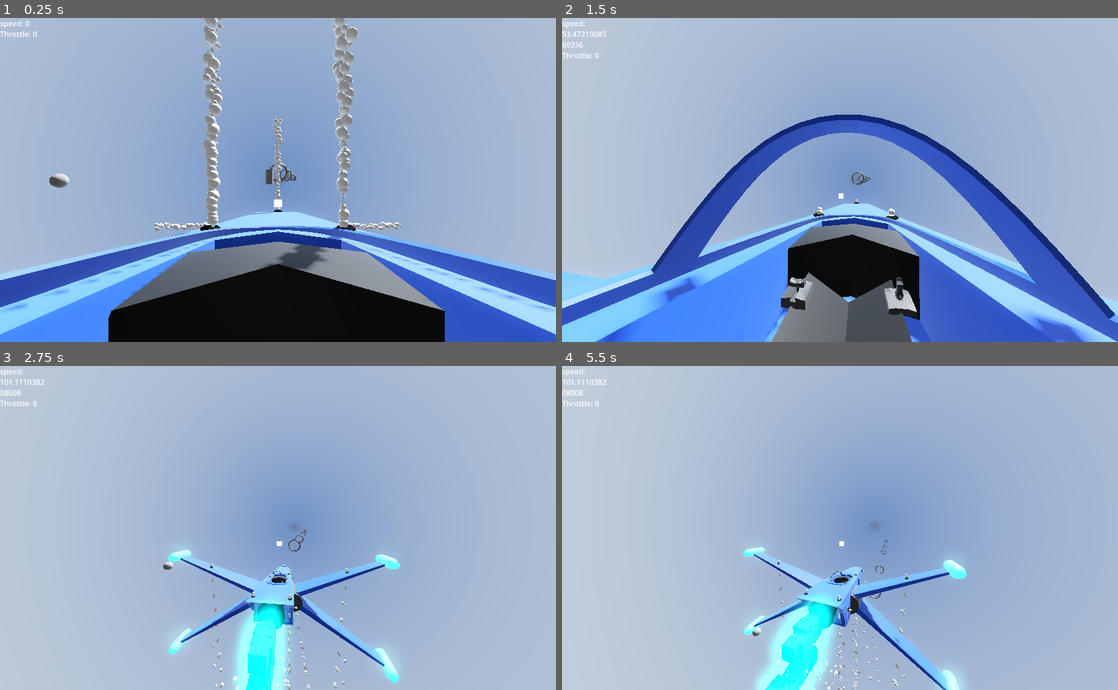
Above: before the commit, frames 1-4 (two rows, left to right).
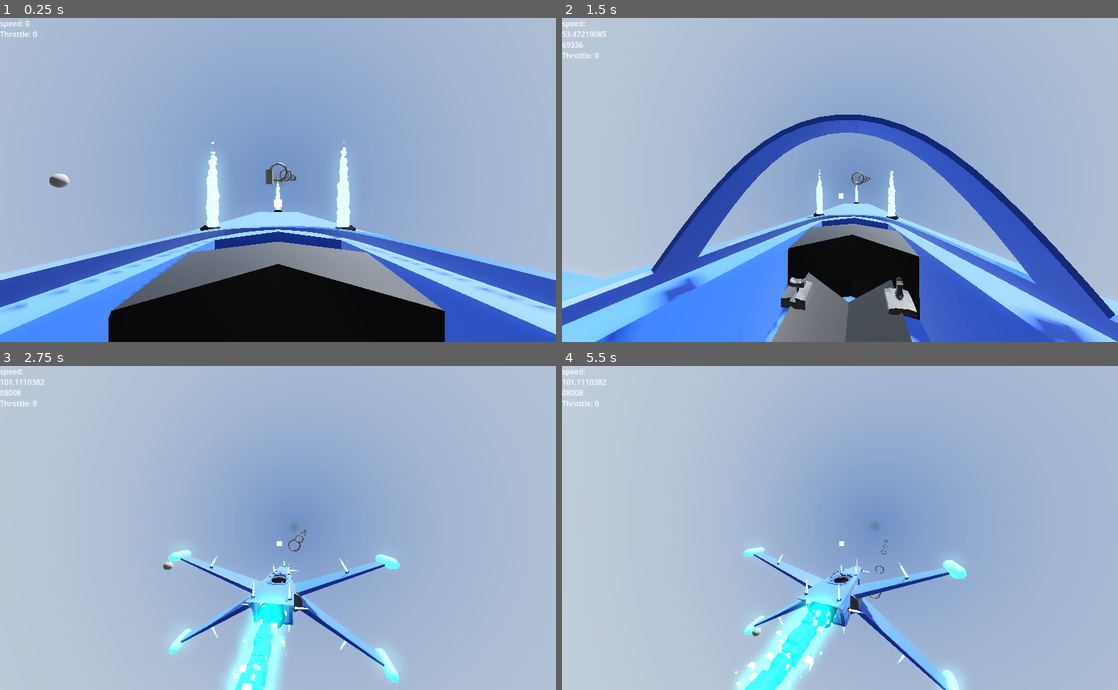
Above: after the commit, the same moments.

Repository: ZoeTheFox/oddity
Game: Godot game, scene res://Scenes/Main Scene/Main.tscn
Same seed, same stepped clock (60 frames per second), same inputs: the game is played once before the commit and once after it. A sky picture missing from this copy of the repository is replaced by a grey-blue gradient.
Inputs (mouse positions are in pixels of both pictures, inside the frame that each line leads up to):
- Up to frame 1 (0.25 s): no input
- Up to frame 2 (1.5 s): move the mouse to (867, 180) at 0.52 s; hold Alt (camera-look-around) 0.53-1.28 s; hold Space (move-up) from 0.53 s (still down); move the mouse to (812, 180) at 1.27 s; tap K (camera-switch-view) at 1.35 s
- Up to frame 3 (2.75 s): keep holding Space (move-up); move the mouse to (289, 521) at 2.02 s; hold Alt (camera-look-around) from 2.03 s (still down)
- Up to frame 4 (5.5 s): keep holding Space (move-up); move the mouse to (834, 534) at 2.77 s; release Alt (camera-look-around) at 2.78 s; tap K (camera-switch-view) at 2.85, 4.35 s; move the mouse to (878, 531) at 3.52 s; hold Alt (camera-look-around) 3.53-4.28 s; move the mouse to (795, 524) at 4.27 s; move the mouse to (845, 528) at 5.02 s; hold Alt (camera-look-around) from 5.03 s (still down)

The runs differ from the first frame. In frame 1, 4.1% of the frame differs, in the area x 27-73%, y 0-78%; in frame 2, 0.3%; in frame 3, 1.8%; in frame 4, 2.6%.

Commit message:
final final yay it works

Diff:
--- a/Oddity/Scenes/Spaceship/fighter_gen_7.tscn
+++ b/Oddity/Scenes/Spaceship/fighter_gen_7.tscn
@@ -24,12 +24,11 @@
 particle_flag_align_y = true
 particle_flag_rotate_y = true
 direction = Vector3(0, 0, 1)
-spread = 0.0
+spread = 4.0
 gravity = Vector3(0, 0, 0)
-initial_velocity_min = 0.1
-initial_velocity_max = 1.0
-angular_velocity_min = 0.1
+initial_velocity_max = 2.0
 angular_velocity_max = 1.0
+damping_max = 0.98
 scale_min = 0.1
 scale_max = 0.5
 scale_curve = SubResource("CurveTexture_4pm23")
@@ -44,6 +43,7 @@
 
 [sub_resource type="BoxMesh" id="BoxMesh_8hvvo"]
 material = SubResource("StandardMaterial3D_sbghy")
+size = Vector3(0.1, 0.1, 0.1)
 
 [sub_resource type="Curve" id="Curve_v0d0x"]
 _data = [Vector2(0, 0.515789), 0.0, 0.0, 0, 0, Vector2(0.1, 1), 0.0, 0.0, 0, 0, Vector2(0.504762, 1), 0.0, 0.0, 0, 0, Vector2(0.99999, 0), 0.0, 0.0, 0, 0, Vector2(1, 0), 0.0, 0.0, 0, 0]
@@ -57,15 +57,16 @@
 emission_sphere_radius = 0.02
 particle_flag_align_y = true
 direction = Vector3(0, 0, 1)
-spread = 0.0
+spread = 1.0
+flatness = 1.0
 gravity = Vector3(0, 0, 0)
-initial_velocity_min = 0.5
-initial_velocity_max = 1.0
-angular_velocity_min = 1.0
+initial_velocity_max = 1.5
 angular_velocity_max = 5.0
-scale_min = 0.1
+damping_max = 0.5
+scale_min = 0.0
 scale_curve = SubResource("CurveTexture_rd2vx")
 color = Color(0, 0.482353, 1, 1)
+collision_mode = 2
 
 [sub_resource type="StandardMaterial3D" id="StandardMaterial3D_v6v6u"]
 vertex_color_use_as_albedo = true
@@ -77,9 +78,10 @@
 
 [sub_resource type="BoxMesh" id="BoxMesh_iy85d"]
 material = SubResource("StandardMaterial3D_v6v6u")
+size = Vector3(0.05, 0.05, 0.05)
 
 [sub_resource type="Curve" id="Curve_pfjht"]
-_data = [Vector2(0, 1), 0.0, 0.0, 0, 0, Vector2(0.495238, 1), 0.0, 0.0, 0, 0, Vector2(1, 0), 0.0, 0.0, 0, 0]
+_data = [Vector2(0, 1), 0.0, 0.0, 0, 0, Vector2(0.523809, 0.852632), -0.736842, -0.736842, 0, 0, Vector2(1, 0), -2.02632, 0.0, 0, 0]
 point_count = 3
 
 [sub_resource type="CurveTexture" id="CurveTexture_igfwv"]
@@ -87,17 +89,25 @@
 
 [sub_resource type="ParticleProcessMaterial" id="ParticleProcessMaterial_kbmvj"]
 particle_flag_align_y = true
+particle_flag_rotate_y = true
 direction = Vector3(0, 1, 0)
-spread = 2.0
-flatness = 0.1
+spread = 1.0
 gravity = Vector3(0, 0, 0)
 initial_velocity_min = 1.0
-initial_velocity_max = 1.0
-scale_min = 0.1
+initial_velocity_max = 1.25
+angular_velocity_min = 1.0
+angular_velocity_max = 1.0
+damping_min = 0.01
+damping_max = 0.5
+scale_min = 0.0
 scale_curve = SubResource("CurveTexture_igfwv")
+color = Color(0.498039, 1, 1, 1)
 
 [sub_resource type="StandardMaterial3D" id="StandardMaterial3D_hyjmg"]
 vertex_color_use_as_albedo = true
+emission_enabled = true
+emission = Color(0.498039, 1, 1, 1)
+emission_energy_multiplier = 1.5
 
 [sub_resource type="SphereMesh" id="SphereMesh_dbk38"]
 material = SubResource("StandardMaterial3D_hyjmg")
@@ -191,10 +201,10 @@
 transform = Transform3D(15.92, 0, 0, 0, 15.92, 0, 0, 0, 15.92, 0, 0, 5.5)
 layers = 2
 amount = 1024
-lifetime = 0.75
-speed_scale = 16.0
-fixed_fps = 256
-fract_delta = false
+lifetime = 1.25
+speed_scale = 8.0
+fixed_fps = 256
+local_coords = true
 process_material = SubResource("ParticleProcessMaterial_mpfmj")
 draw_pass_1 = SubResource("BoxMesh_8hvvo")
 
@@ -202,9 +212,9 @@
 transform = Transform3D(15.92, 0, 0, 0, 15.92, 0, 0, 0, 15.92, 0, 0, 5.5)
 amount = 512
 lifetime = 2.0
-speed_scale = 16.0
-fixed_fps = 256
-fract_delta = false
+speed_scale = 24.0
+fixed_fps = 256
+local_coords = true
 process_material = SubResource("ParticleProcessMaterial_jxq0y")
 draw_pass_1 = SubResource("BoxMesh_iy85d")
 
@@ -213,201 +223,201 @@
 
 [node name="wing_top_right" type="GPUParticles3D" parent="Thrusters"]
 transform = Transform3D(0.866025, -0.5, 0, 0.5, 0.866025, 0, 0, 0, 1, 6.35, 2.9, 3.9)
-amount = 1024
-lifetime = 8.0
-speed_scale = 16.0
-randomness = 1.0
-fixed_fps = 256
+amount = 256
+lifetime = 1.25
+speed_scale = 8.0
+fixed_fps = 256
+local_coords = true
 process_material = SubResource("ParticleProcessMaterial_kbmvj")
 draw_pass_1 = SubResource("SphereMesh_dbk38")
 
 [node name="wing_top_left" type="GPUParticles3D" parent="Thrusters"]
 transform = Transform3D(0.866025, 0.5, 0, -0.5, 0.866025, 0, 0, 0, 1, -6.35, 2.9, 3.9)
-amount = 1024
-lifetime = 8.0
-speed_scale = 16.0
-randomness = 1.0
-fixed_fps = 256
+amount = 256
+lifetime = 1.25
+speed_scale = 8.0
+fixed_fps = 256
+local_coords = true
 process_material = SubResource("ParticleProcessMaterial_kbmvj")
 draw_pass_1 = SubResource("SphereMesh_dbk38")
 
 [node name="wing_bottom_right" type="GPUParticles3D" parent="Thrusters"]
 transform = Transform3D(-0.866025, -0.5, 0, 0.5, -0.866025, 0, 0, 0, 1, 6.35, -2.9, 3.9)
 amount = 256
-lifetime = 8.0
-speed_scale = 16.0
-randomness = 1.0
-fixed_fps = 256
+lifetime = 1.25
+speed_scale = 8.0
+fixed_fps = 256
+local_coords = true
 process_material = SubResource("ParticleProcessMaterial_kbmvj")
 draw_pass_1 = SubResource("SphereMesh_dbk38")
 
 [node name="wing_bottom_left" type="GPUParticles3D" parent="Thrusters"]
 transform = Transform3D(-0.866025, 0.5, 0, -0.5, -0.866025, 0, 0, 0, 1, -6.35, -2.9, 3.9)
 amount = 256
-lifetime = 8.0
-speed_scale = 16.0
-randomness = 1.0
-fixed_fps = 256
+lifetime = 1.25
+speed_scale = 8.0
+fixed_fps = 256
+local_coords = true
 process_material = SubResource("ParticleProcessMaterial_kbmvj")
 draw_pass_1 = SubResource("SphereMesh_dbk38")
 
 [node name="top_middle_right" type="GPUParticles3D" parent="Thrusters"]
 transform = Transform3D(1, 0, 0, 0, 1, 0, 0, 0, 1, 0.975, 0.65, -1.375)
 amount = 256
-lifetime = 8.0
-speed_scale = 16.0
-randomness = 1.0
-fixed_fps = 256
+lifetime = 1.25
+speed_scale = 8.0
+fixed_fps = 256
+local_coords = true
 process_material = SubResource("ParticleProcessMaterial_kbmvj")
 draw_pass_1 = SubResource("SphereMesh_dbk38")
 
 [node name="top_middle_left" type="GPUParticles3D" parent="Thrusters"]
 transform = Transform3D(1, 0, 0, 0, 1, 0, 0, 0, 1, -0.975, 0.65, -1.375)
 amount = 256
-lifetime = 8.0
-speed_scale = 16.0
-randomness = 1.0
-fixed_fps = 256
+lifetime = 1.25
+speed_scale = 8.0
+fixed_fps = 256
+local_coords = true
 process_material = SubResource("ParticleProcessMaterial_kbmvj")
 draw_pass_1 = SubResource("SphereMesh_dbk38")
 
 [node name="bottom_middle_left" type="GPUParticles3D" parent="Thrusters"]
 transform = Transform3D(-1, 8.74228e-08, 0, -8.74228e-08, -1, 0, 0, 0, 1, -0.86, -1.175, -0.7)
 amount = 256
-lifetime = 8.0
-speed_scale = 16.0
-randomness = 1.0
-fixed_fps = 256
+lifetime = 1.25
+speed_scale = 8.0
+fixed_fps = 256
+local_coords = true
 process_material = SubResource("ParticleProcessMaterial_kbmvj")
 draw_pass_1 = SubResource("SphereMesh_dbk38")
 
 [node name="bottom_middle_right" type="GPUParticles3D" parent="Thrusters"]
 transform = Transform3D(-1, 8.74228e-08, 0, -8.74228e-08, -1, 0, 0, 0, 1, 0.86, -1.175, -0.7)
 amount = 256
-lifetime = 8.0
-speed_scale = 16.0
-randomness = 1.0
-fixed_fps = 256
+lifetime = 1.25
+speed_scale = 8.0
+fixed_fps = 256
+local_coords = true
 process_material = SubResource("ParticleProcessMaterial_kbmvj")
 draw_pass_1 = SubResource("SphereMesh_dbk38")
 
 [node name="front_bottom" type="GPUParticles3D" parent="Thrusters"]
 transform = Transform3D(-1, 8.74228e-08, 0, -8.74228e-08, -1, 0, 0, 0, 1, 0, -0.8, -6)
 amount = 256
-lifetime = 8.0
-speed_scale = 16.0
-randomness = 1.0
-fixed_fps = 256
+lifetime = 1.25
+speed_scale = 8.0
+fixed_fps = 256
+local_coords = true
 process_material = SubResource("ParticleProcessMaterial_kbmvj")
 draw_pass_1 = SubResource("SphereMesh_dbk38")
 
 [node name="front_top" type="GPUParticles3D" parent="Thrusters"]
 transform = Transform3D(1, 0, 0, 0, 1, 0, 0, 0, 1, 0, 0.175, -6.35)
 amount = 256
-lifetime = 8.0
-speed_scale = 16.0
-randomness = 1.0
-fixed_fps = 256
+lifetime = 1.25
+speed_scale = 8.0
+fixed_fps = 256
+local_coords = true
 process_material = SubResource("ParticleProcessMaterial_kbmvj")
 draw_pass_1 = SubResource("SphereMesh_dbk38")
 
 [node name="front_right" type="GPUParticles3D" parent="Thrusters"]
 transform = Transform3D(1.19249e-08, 1, 0, -1, 1.19249e-08, 0, 0, 0, 1, 0.875, -0.3, -6.2)
 amount = 256
-lifetime = 8.0
-speed_scale = 16.0
-randomness = 1.0
-fixed_fps = 256
+lifetime = 1.25
+speed_scale = 8.0
+fixed_fps = 256
+local_coords = true
 process_material = SubResource("ParticleProcessMaterial_kbmvj")
 draw_pass_1 = SubResource("SphereMesh_dbk38")
 
 [node name="front_left" type="GPUParticles3D" parent="Thrusters"]
 transform = Transform3D(-4.37114e-08, -1, 0, 1, -4.37114e-08, 0, 0, 0, 1, -0.875, -0.3, -6.2)
 amount = 256
-lifetime = 8.0
-speed_scale = 16.0
-randomness = 1.0
-fixed_fps = 256
+lifetime = 1.25
+speed_scale = 8.0
+fixed_fps = 256
+local_coords = true
 process_material = SubResource("ParticleProcessMaterial_kbmvj")
 draw_pass_1 = SubResource("SphereMesh_dbk38")
 
 [node name="back_left" type="GPUParticles3D" parent="Thrusters"]
 transform = Transform3D(-4.37114e-08, -1, 0, 1, -4.37114e-08, 0, 0, 0, 1, -1.775, -0.2, 4.525)
 amount = 256
-lifetime = 8.0
-speed_scale = 16.0
-randomness = 1.0
-fixed_fps = 256
+lifetime = 1.25
+speed_scale = 8.0
+fixed_fps = 256
+local_coords = true
 process_material = SubResource("ParticleProcessMaterial_kbmvj")
 draw_pass_1 = SubResource("SphereMesh_dbk38")
 
 [node name="back_right" type="GPUParticles3D" parent="Thrusters"]
 transform = Transform3D(1.19249e-08, 1, 0, -1, 1.19249e-08, 0, 0, 0, 1, 1.775, -0.2, 4.525)
 amount = 256
-lifetime = 8.0
-speed_scale = 16.0
-randomness = 1.0
-fixed_fps = 256
+lifetime = 1.25
+speed_scale = 8.0
+fixed_fps = 256
+local_coords = true
 process_material = SubResource("ParticleProcessMaterial_kbmvj")
 draw_pass_1 = SubResource("SphereMesh_dbk38")
 
 [node name="back_bottom_right" type="GPUParticles3D" parent="Thrusters"]
 transform = Transform3D(-1, 8.74228e-08, 0, -8.74228e-08, -1, 0, 0, 0, 1, 1.32048, -1.25, 4.44)
 amount = 256
-lifetime = 8.0
-speed_scale = 16.0
-randomness = 1.0
-fixed_fps = 256
+lifetime = 1.25
+speed_scale = 8.0
+fixed_fps = 256
+local_coords = true
 process_material = SubResource("ParticleProcessMaterial_kbmvj")
 draw_pass_1 = SubResource("SphereMesh_dbk38")
 
 [node name="middle_right" type="GPUParticles3D" parent="Thrusters"]
 transform = Transform3D(1.19249e-08, 1, 0, -1, 1.19249e-08, 0, 0, 0, 1, 1.35, -0.2, 0)
 amount = 256
-lifetime = 8.0
-speed_scale = 16.0
-randomness = 1.0
-fixed_fps = 256
+lifetime = 1.25
+speed_scale = 8.0
+fixed_fps = 256
+local_coords = true
 process_material = SubResource("ParticleProcessMaterial_kbmvj")
 draw_pass_1 = SubResource("SphereMesh_dbk38")
 
 [node name="middle_left" type="GPUParticles3D" parent="Thrusters"]
 transform = Transform3D(-4.37114e-08, -1, 0, 1, -4.37114e-08, 0, 0, 0, 1, -1.35, -0.2, 0)
 amount = 256
-lifetime = 8.0
-speed_scale = 16.0
-randomness = 1.0
-fixed_fps = 256
+lifetime = 1.25
+speed_scale = 8.0
+fixed_fps = 256
+local_coords = true
 process_material = SubResource("ParticleProcessMaterial_kbmvj")
 draw_pass_1 = SubResource("SphereMesh_dbk38")
 
 [node name="back_bottom_left" type="GPUParticles3D" parent="Thrusters"]
 transform = Transform3D(-1, 8.74228e-08, 0, -8.74228e-08, -1, 0, 0, 0, 1, -1.32, -1.25, 4.44)
 amount = 256
-lifetime = 8.0
-speed_scale = 16.0
-randomness = 1.0
-fixed_fps = 256
+lifetime = 1.25
+speed_scale = 8.0
+fixed_fps = 256
+local_coords = true
 process_material = SubResource("ParticleProcessMaterial_kbmvj")
 draw_pass_1 = SubResource("SphereMesh_dbk38")
 
 [node name="back_top_left" type="GPUParticles3D" parent="Thrusters"]
 transform = Transform3D(1, 0, 0, 0, 1, 0, 0, 0, 1, -1.425, 1.25, 5.925)
 amount = 256
-lifetime = 8.0
-speed_scale = 16.0
-randomness = 1.0
-fixed_fps = 256
+lifetime = 1.25
+speed_scale = 8.0
+fixed_fps = 256
+local_coords = true
 process_material = SubResource("ParticleProcessMaterial_kbmvj")
 draw_pass_1 = SubResource("SphereMesh_dbk38")
 
 [node name="back_top_right" type="GPUParticles3D" parent="Thrusters"]
 transform = Transform3D(1, 0, 0, 0, 1, 0, 0, 0, 1, 1.425, 1.25, 5.925)
 amount = 256
-lifetime = 8.0
-speed_scale = 16.0
-randomness = 1.0
-fixed_fps = 256
+lifetime = 1.25
+speed_scale = 8.0
+fixed_fps = 256
+local_coords = true
 process_material = SubResource("ParticleProcessMaterial_kbmvj")
 draw_pass_1 = SubResource("SphereMesh_dbk38")
 
Not shown: 1 places in Oddity/Scenes/Main Scene/Main.tscn that only renumber resources
